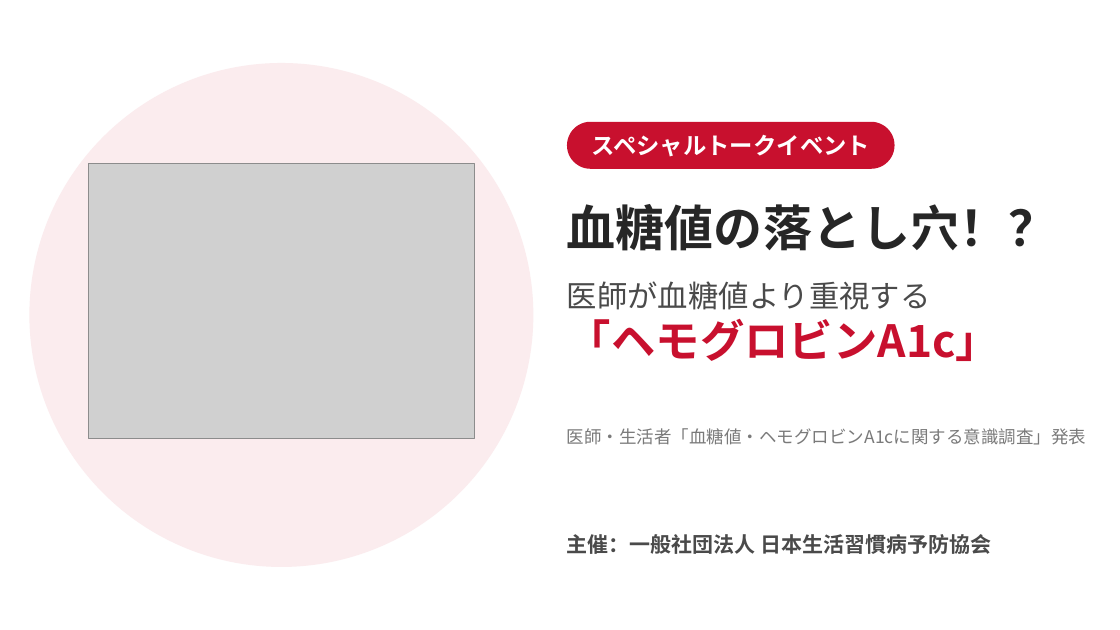
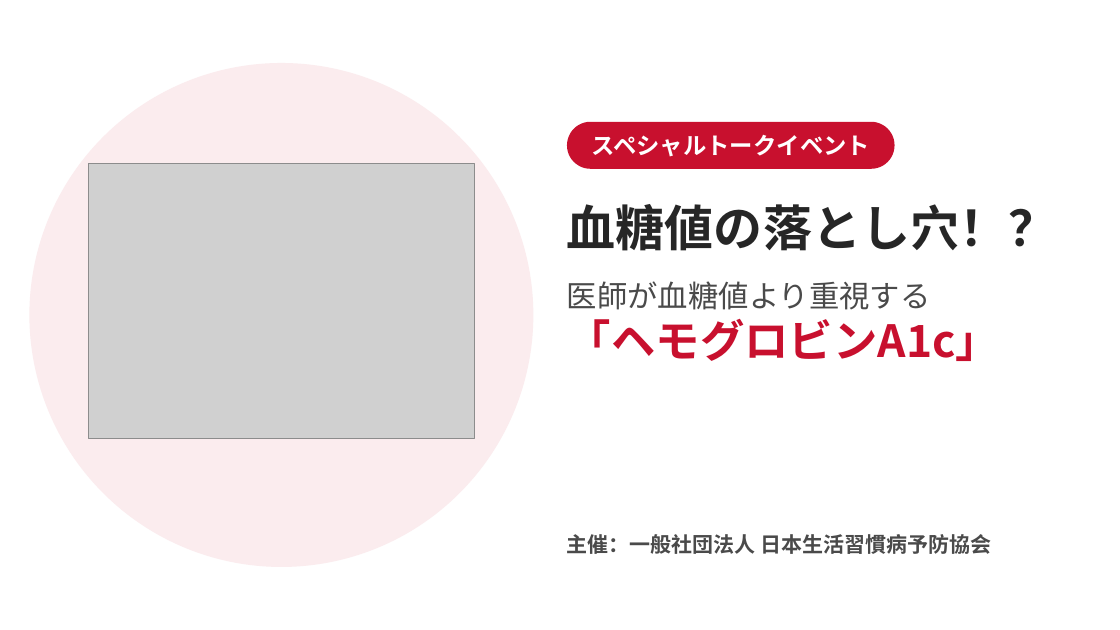
Before and after one commit to araiezes-ai/my-website, a slide deck: slide 1 of deliverables/hba1c-event/会場プレゼン_ヘモグロビンA1c_1008.pptx. Drawn at 1120x630 pixels with LibreOffice and Linux fonts; fonts in the diff are those of the drawing; grey boxes stand for pictures. Boxes give left, top, right and bottom in pixels: in the first picture for what was removed or moved away, otherwise in the second. Text is boxed around its words. In the diff, an @@ line names an element or a change of style, - is before the commit and + after.

```diff
--- a/deliverables/hba1c-event/会場プレゼン_ヘモグロビンA1c_1008.pptx
+++ b/deliverables/hba1c-event/会場プレゼン_ヘモグロビンA1c_1008.pptx
@@ text removed at box(567, 428, 1086, 445) @@
-医師・生活者「血糖値・ヘモグロビンA1cに関する意識調査」発表
```
Also in this commit, not shown: 9 other slides changed, 1 slide removed, 3 other files.
